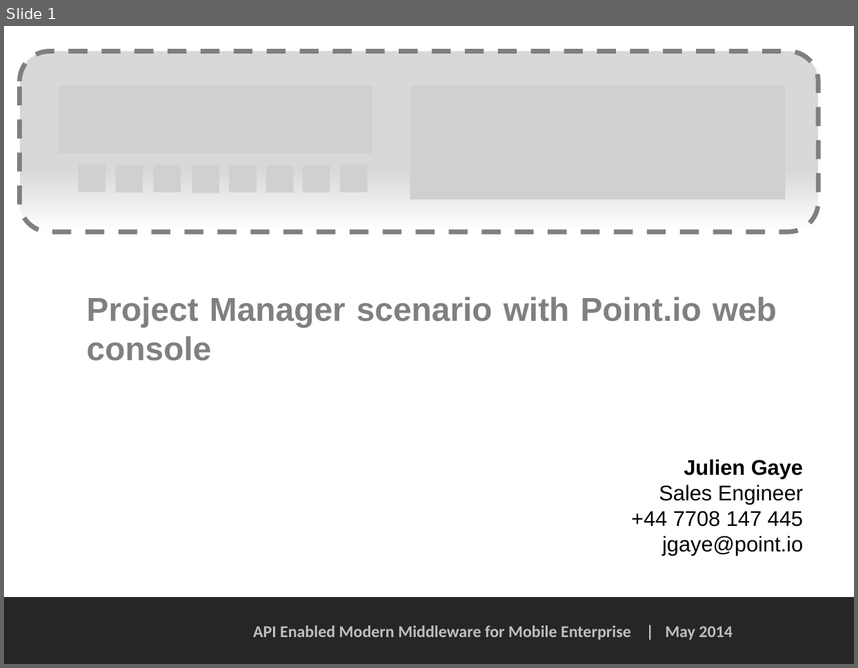
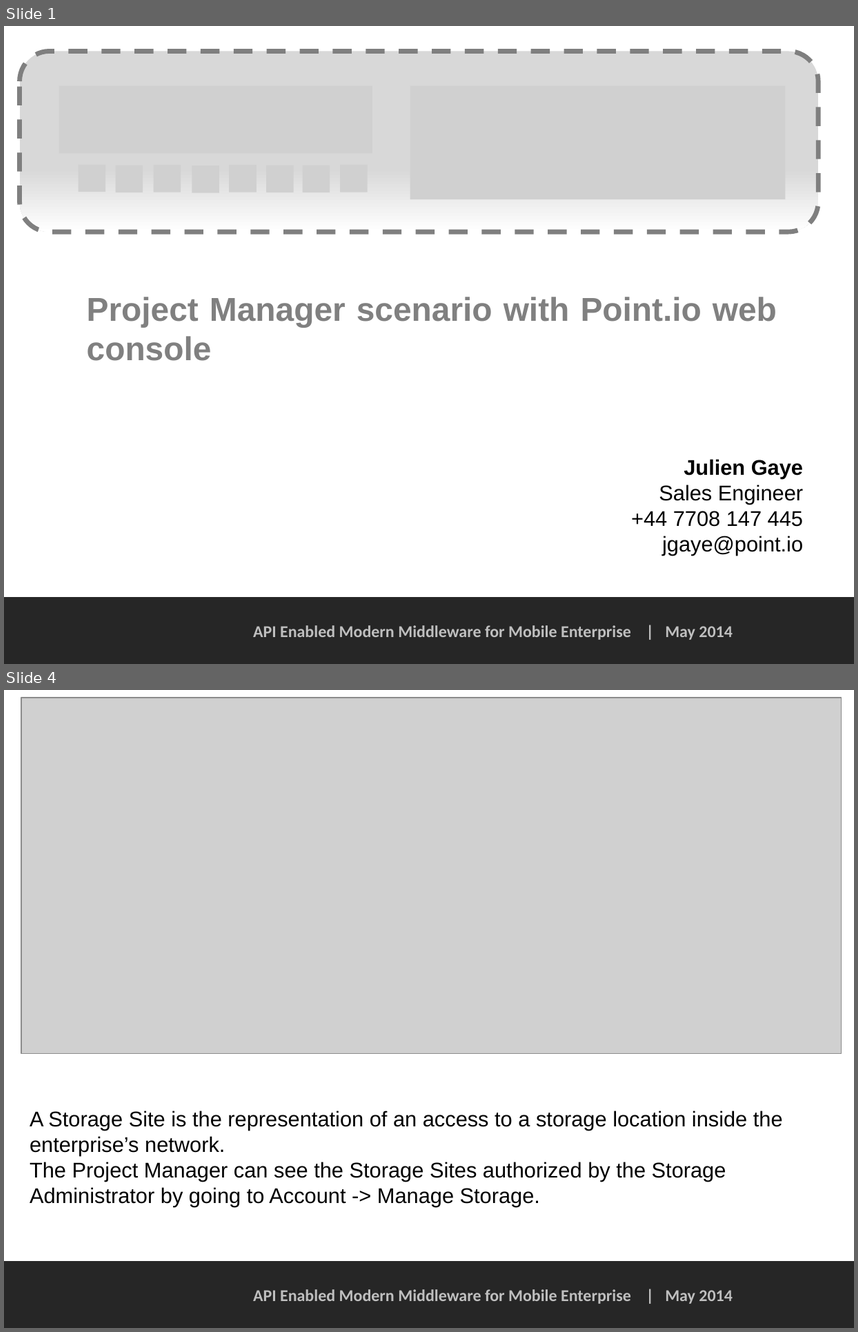
Before and after one commit to PointIO/Documentation, a slide deck: web console doc/Project Manager scenario - web console.pptx. Shown one above the other, each under a label of ours: slide 1 before the commit, slides 1 and 4 after it; the slides between them are not shown. The pictures are 858x668 and 858x1332 pixels, drawn with LibreOffice and Linux fonts; fonts in the diff are those of the drawing; grey boxes stand for pictures; background and template pictures are left out. Boxes give left, top, right and bottom in pixels: in the first picture for what was removed or moved away, otherwise in the second. Text is boxed around its words. In the diff, an @@ line names an element or a change of style, - is before the commit and + after.

Commit message:
Project Manager updated to v1, typo in Storage Administrator fixed

```diff
--- a/web console doc/Project Manager scenario - web console.pptx
+++ b/web console doc/Project Manager scenario - web console.pptx
@@ slide 4 added at box(4, 690, 854, 1328), background #FFFFFF; not listed: 2 template elements that a slide beside it also shows @@
@@ picture added at box(21, 698, 842, 1053) @@
@@ text added at box(30, 1110, 783, 1207), 18 pt, text #000000 @@
+A Storage Site is the representation of an access to a storage location inside the enterprise’s network.
+The Project Manager can see the Storage Sites authorized by the Storage Administrator by going to Account -> Manage Storage.
```
Also in this commit, not shown: 1 slide changed, 14 other slides added, 16 slides removed, 1 other file.
